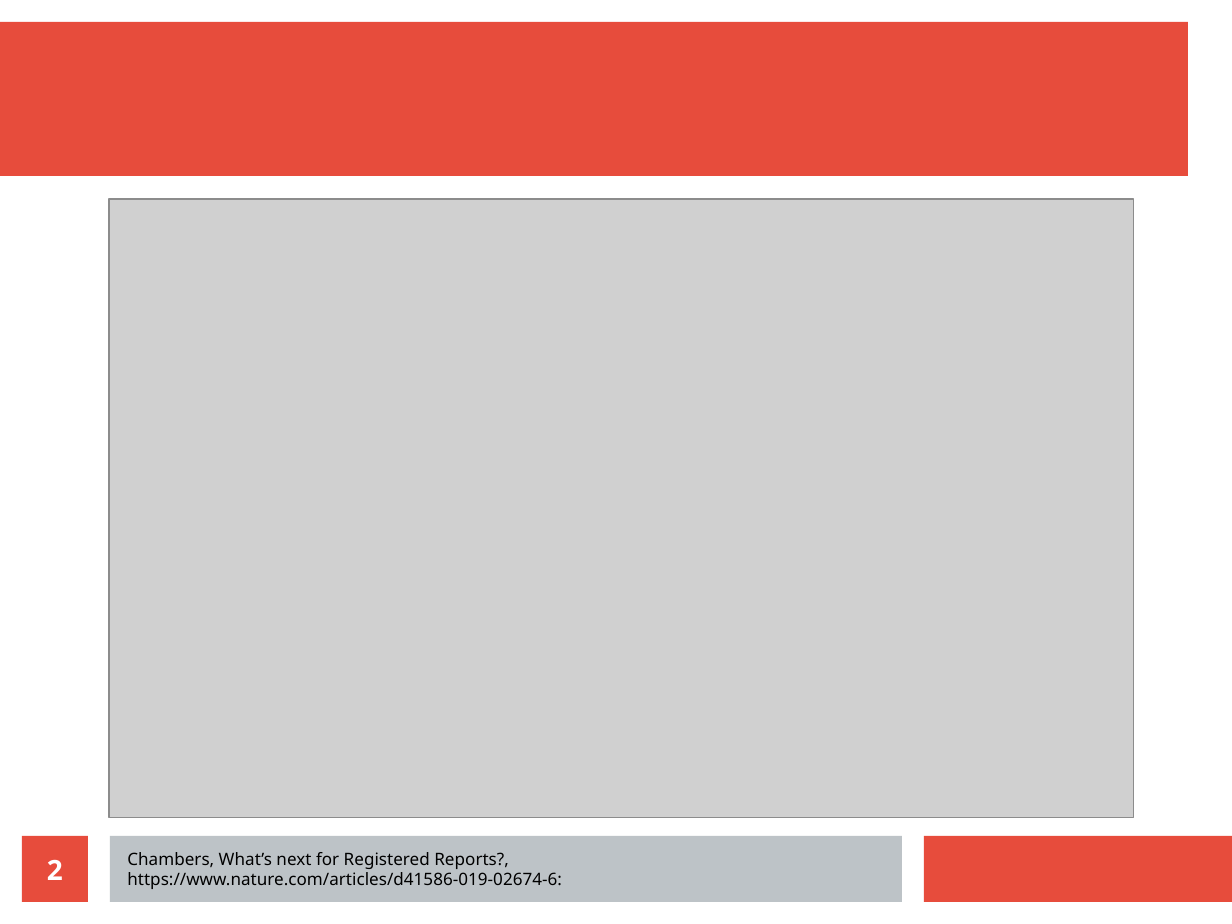
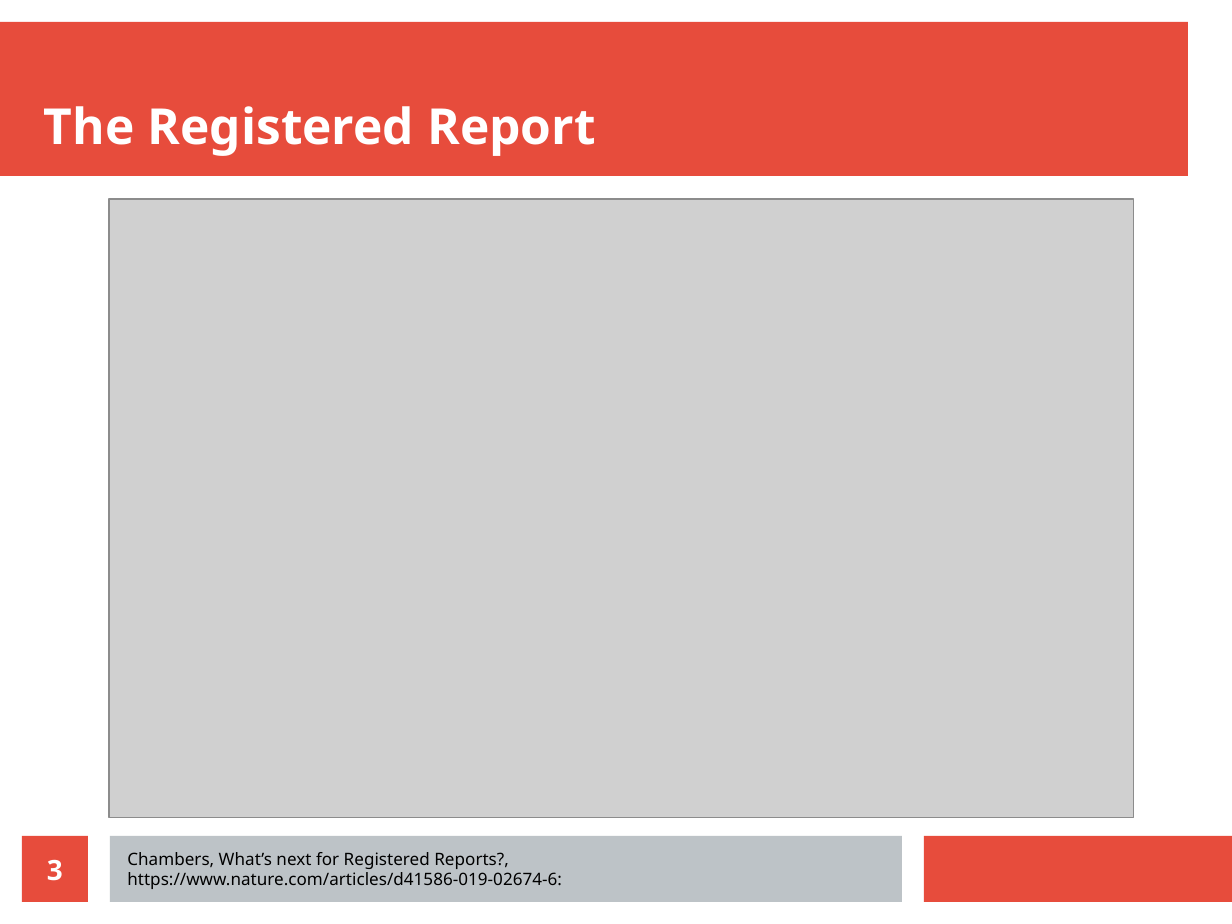
Before and after one commit to richelbilderbeek/open_science_presentation_20211111, a slide deck: slide 3 of open_science_presentation_20211111.odp (slide 2 before the commit). Drawn at 1232x924 pixels with LibreOffice and Linux fonts; fonts in the diff are those of the drawing; grey boxes stand for pictures. Boxes give left, top, right and bottom in pixels: in the first picture for what was removed or moved away, otherwise in the second. Text is boxed around its words. In the diff, an @@ line names an element or a change of style, - is before the commit and + after.

```diff
--- a/open_science_presentation_20211111.odp
+++ b/open_science_presentation_20211111.odp
@@ title added at [44,106,595,156], 32 pt, text #FFFFFF, bold @@
+The Registered Report
@@ page number at [47,860,63,881]: text changed @@
-2
+3
```
Also in this commit, not shown: 1 slide added, 1 other file.
